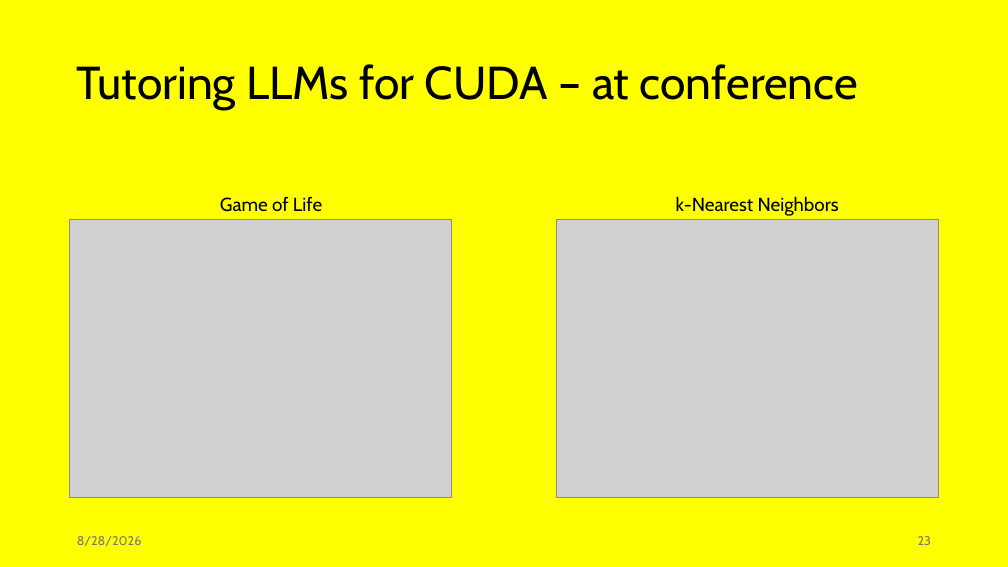
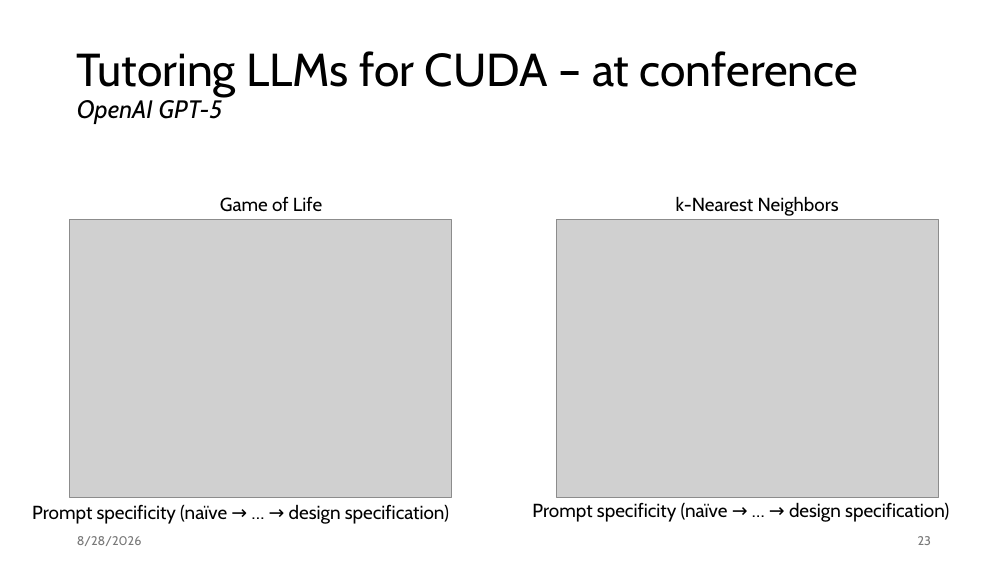
Before and after one commit to jiriklepl/phd-thesis, a slide deck: slide 23 of slides/Optimizing Memory Layouts and Traversal Orders in High-Performance Computing.pptx. Drawn at 1008x567 pixels with LibreOffice and Linux fonts; fonts in the diff are those of the drawing; grey boxes stand for pictures. Boxes give left, top, right and bottom in pixels: in the first picture for what was removed or moved away, otherwise in the second. Text is boxed around its words. In the diff, an @@ line names an element or a change of style, - is before the commit and + after.

```diff
--- a/slides/Optimizing Memory Layouts and Traversal Orders in High-Performance Computing.pptx
+++ b/slides/Optimizing Memory Layouts and Traversal Orders in High-Performance Computing.pptx
@@ background #FFFF00 to #FFFFFF @@
@@ title at <box>77,51,858,124</box>: text changed @@
-Tutoring LLMs for CUDA – at conference
+Tutoring LLMs for CUDA – at conference
+OpenAI GPT-5
@@ text added at <box>32,504,449,524</box>, 18 pt, text #000000 @@
+Prompt specificity (naïve → … → design specification)
@@ text added at <box>532,502,949,522</box>, 18 pt, text #000000 @@
+Prompt specificity (naïve → … → design specification)
```
Also in this commit, not shown: 11 other slides changed.
